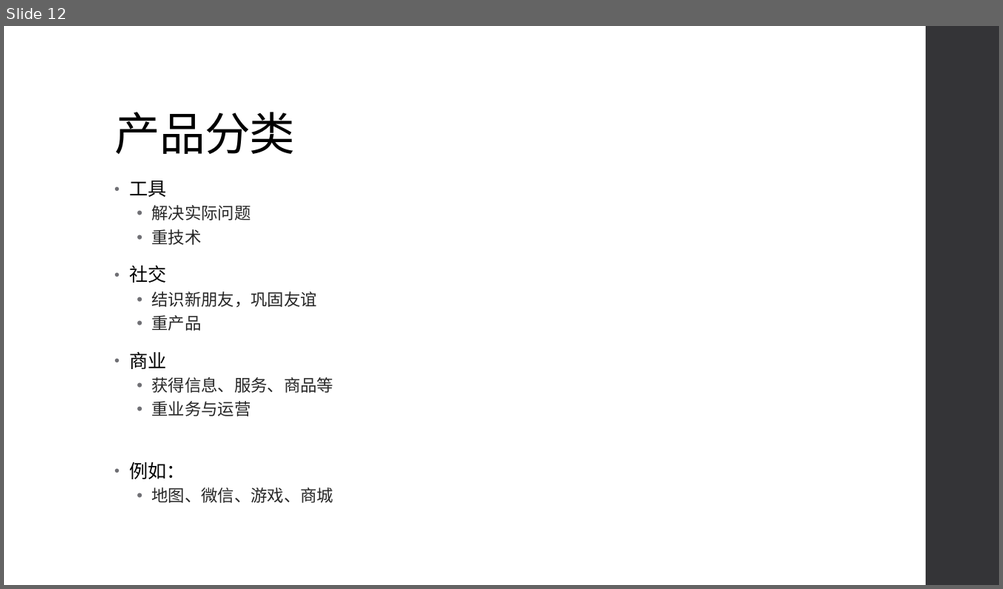
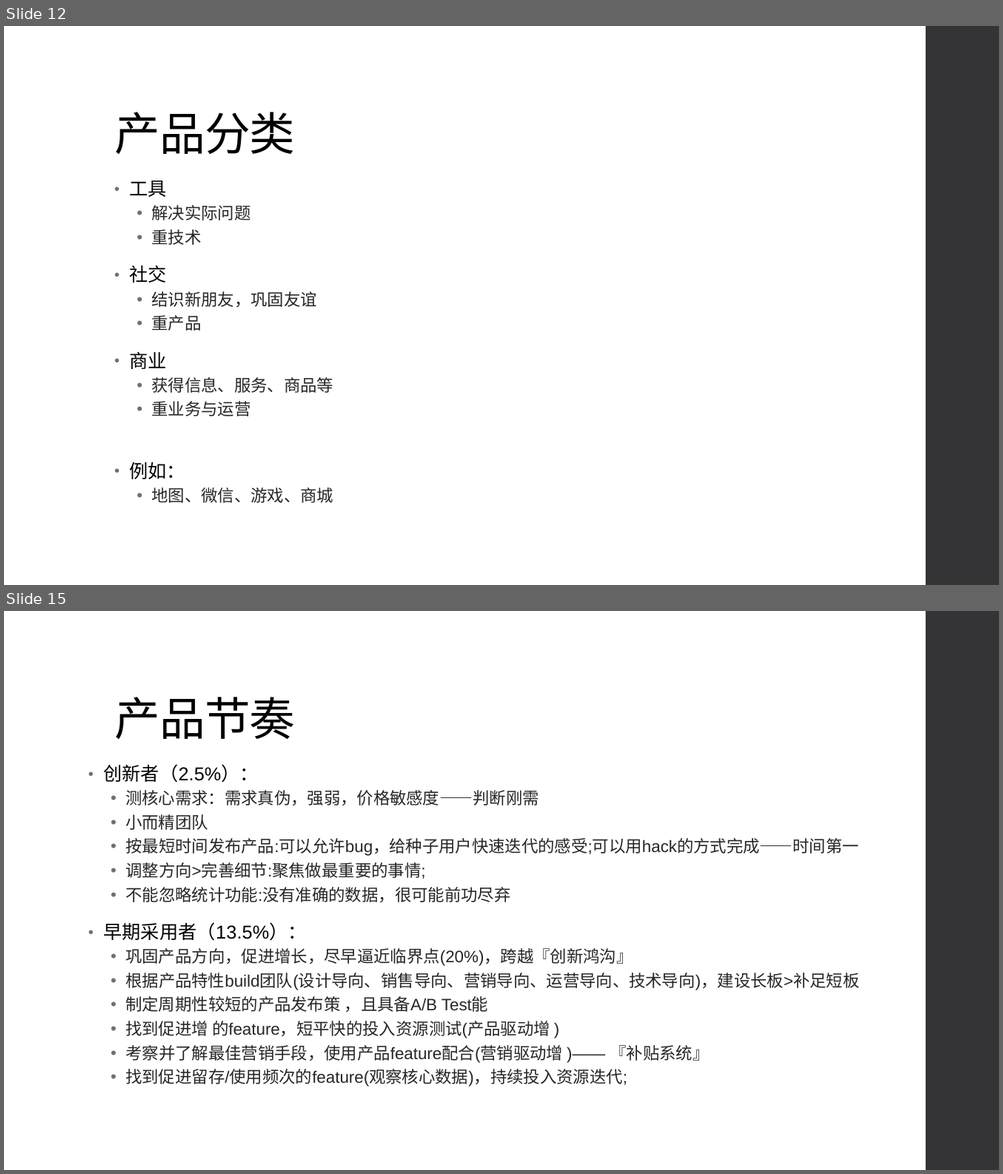
Before and after one commit to LeeRenbo/learn-xmind, a slide deck: 互联网思维落地.pptx. Shown one above the other, each under a label of ours: slide 12 before the commit, slides 12 and 15 after it; the slides between them are not shown. The pictures are 1003x589 and 1003x1174 pixels, drawn with LibreOffice and Linux fonts; fonts in the diff are those of the drawing. Boxes give left, top, right and bottom in pixels: in the first picture for what was removed or moved away, otherwise in the second. Text is boxed around its words. In the diff, an @@ line names an element or a change of style, - is before the commit and + after.

```diff
--- a/互联网思维落地.pptx
+++ b/互联网思维落地.pptx
@@ slide 15 added at (4, 611, 999, 1170), background #FFFFFF; not listed: 1 template element that a slide beside it also shows @@
@@ title added at (114, 697, 295, 739), 44 pt, text #000000 @@
+产品节奏
@@ text added at (103, 764, 859, 1087), 16 pt, text #262626 @@
+• 创新者（2.5%）：
+  • 测核心需求：需求真伪，强弱，价格敏感度——判断刚需
+  • 小而精团队
+  • 按最短时间发布产品:可以允许bug，给种子用户快速迭代的感受;可以用hack的方式完成——时间第一
+  • 调整方向>完善细节:聚焦做最重要的事情;
+  • 不能忽略统计功能:没有准确的数据，很可能前功尽弃
+• 早期采用者（13.5%）：
+  • 巩固产品方向，促进增长，尽早逼近临界点(20%)，跨越『创新鸿沟』
+  • 根据产品特性build团队(设计导向、销售导向、营销导向、运营导向、技术导向)，建设长板>补足短板
+  • 制定周期性较短的产品发布策 ，且具备A/B Test能
+  • 找到促进增 的feature，短平快的投入资源测试(产品驱动增 )
+  • 考察并了解最佳营销手段，使用产品feature配合(营销驱动增 )—— 『补贴系统』
+  • 找到促进留存/使用频次的feature(观察核心数据)，持续投入资源迭代;
```
Also in this commit, not shown: 6 slides changed, 4 other slides added, 3 slides removed.
